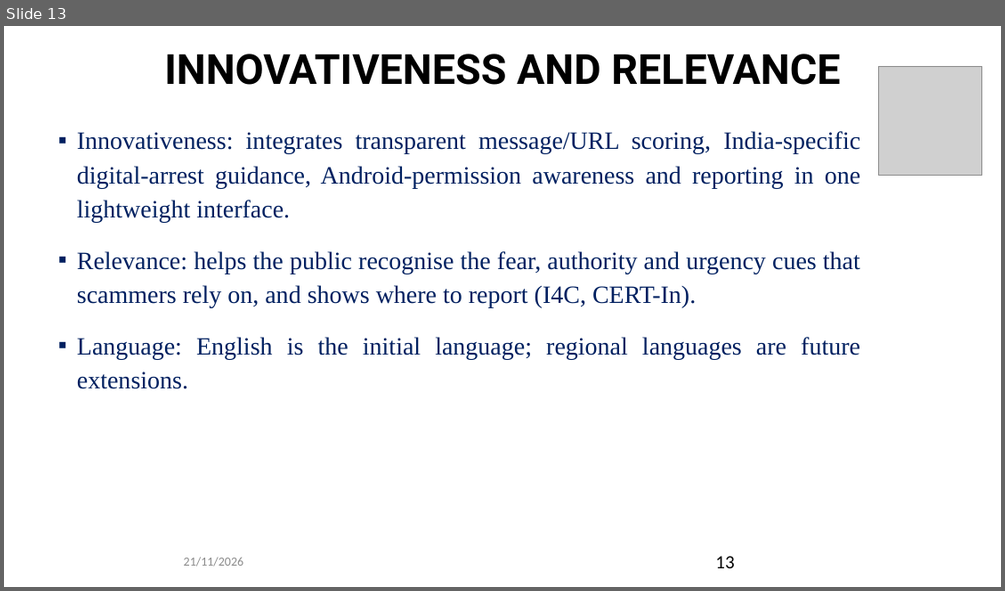
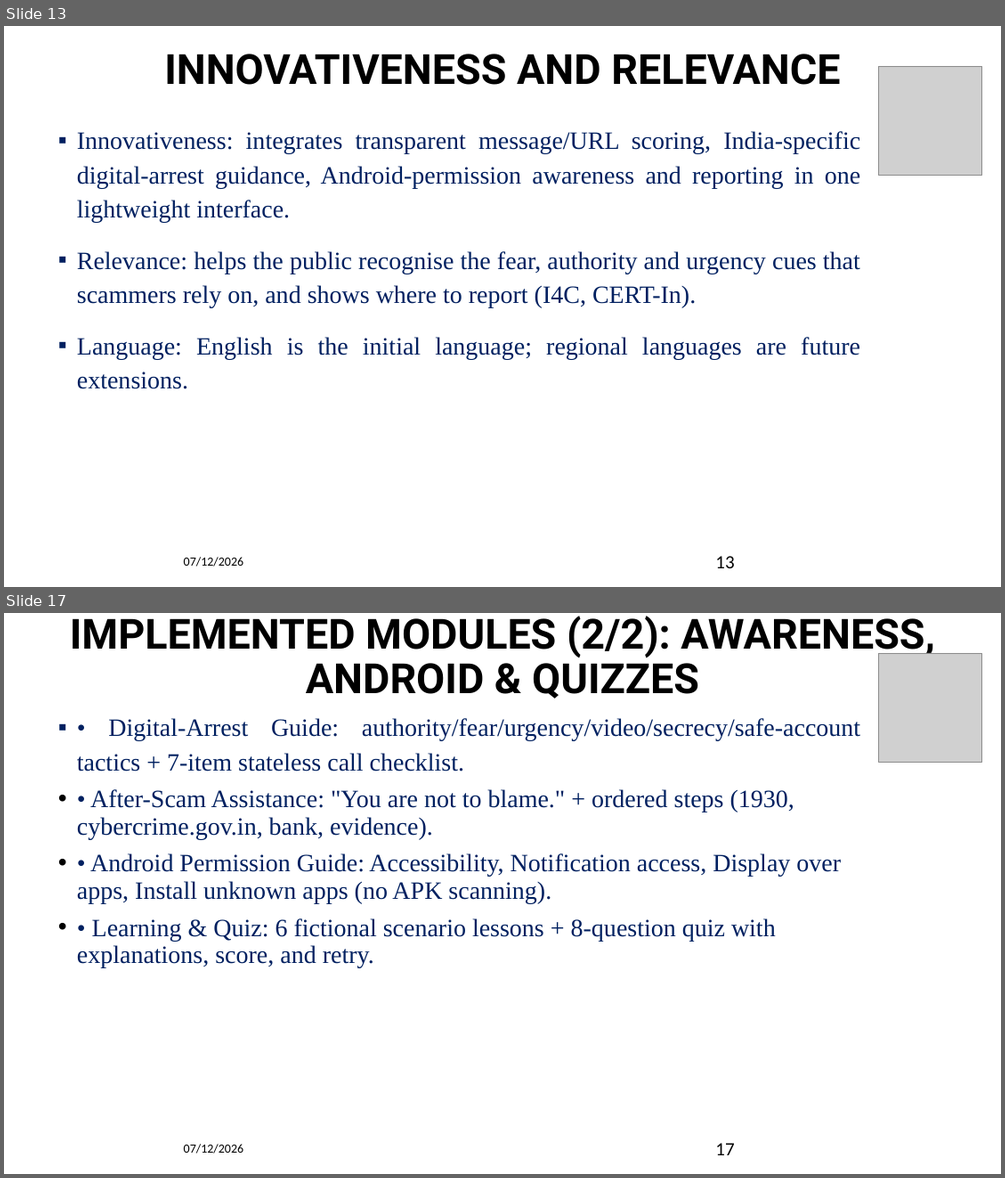
Before and after one commit to darshanashok-dev/community, a slide deck: community_project_ppt_updated.pptx. Shown one above the other, each under a label of ours: slide 13 before the commit, slides 13 and 17 after it; the slides between them are not shown. The pictures are 1005x591 and 1005x1178 pixels, drawn with LibreOffice and Linux fonts; fonts in the diff are those of the drawing; grey boxes stand for pictures; background and template pictures are left out. Boxes give left, top, right and bottom in pixels: in the first picture for what was removed or moved away, otherwise in the second. Text is boxed around its words. In the diff, an @@ line names an element or a change of style, - is before the commit and + after.

```diff
--- a/community_project_ppt_updated.pptx
+++ b/community_project_ppt_updated.pptx
@@ slide 17 added at [4,613,1001,1174], background #FFFFFF @@
@@ title added at [70,616,935,698], 40 pt, text #000000, bold @@
+IMPLEMENTED MODULES (2/2): AWARENESS, ANDROID & QUIZZES
@@ picture added at [879,653,982,762] @@
@@ text added at [77,718,860,967], 24 pt, text #002060 @@
+▪ • Digital-Arrest Guide: authority/fear/urgency/video/secrecy/safe-account tactics + 7-item stateless call checklist.
+• • After-Scam Assistance: "You are not to blame." + ordered steps (1930, cybercrime.gov.in, bank, evidence).
+• • Android Permission Guide: Accessibility, Notification access, Display over apps, Install unknown apps (no APK scanning).
+• • Learning & Quiz: 6 fictional scenario lessons + 8-question quiz with explanations, score, and retry.
@@ text added at [184,1143,243,1153], 12 pt, text #000000 @@
+07/12/2026
@@ text added at [715,1143,734,1155], 18 pt, text #000000 @@
+17
@@ slide 13 changed as well @@
@@ text at [184,556,243,566]: text changed; text colour #8C8C8C to #000000 @@
-21/11/2026
+07/12/2026
```
Also in this commit, not shown: 15 other slides changed, 5 other slides added, 10 other files.
